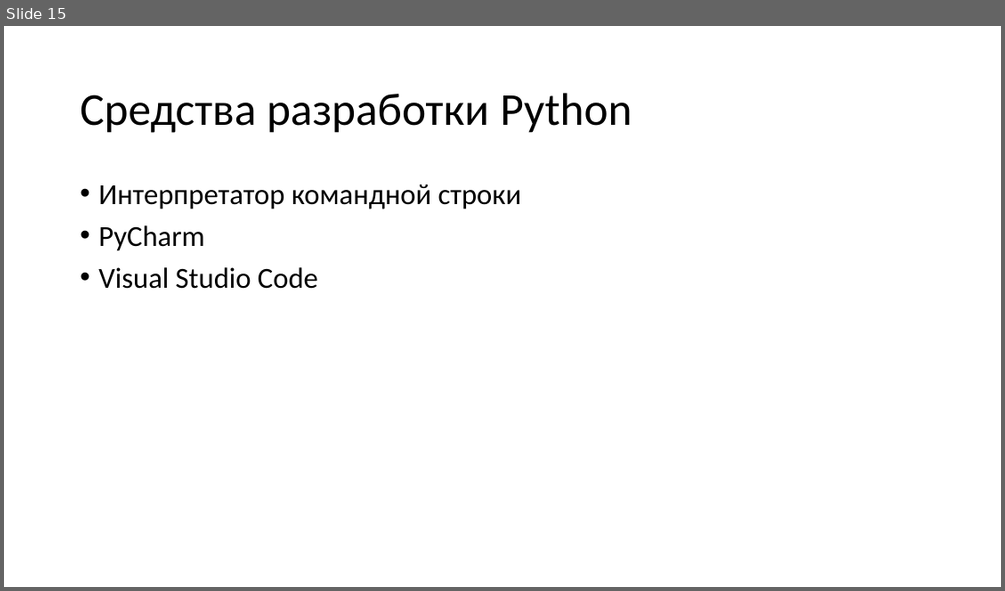
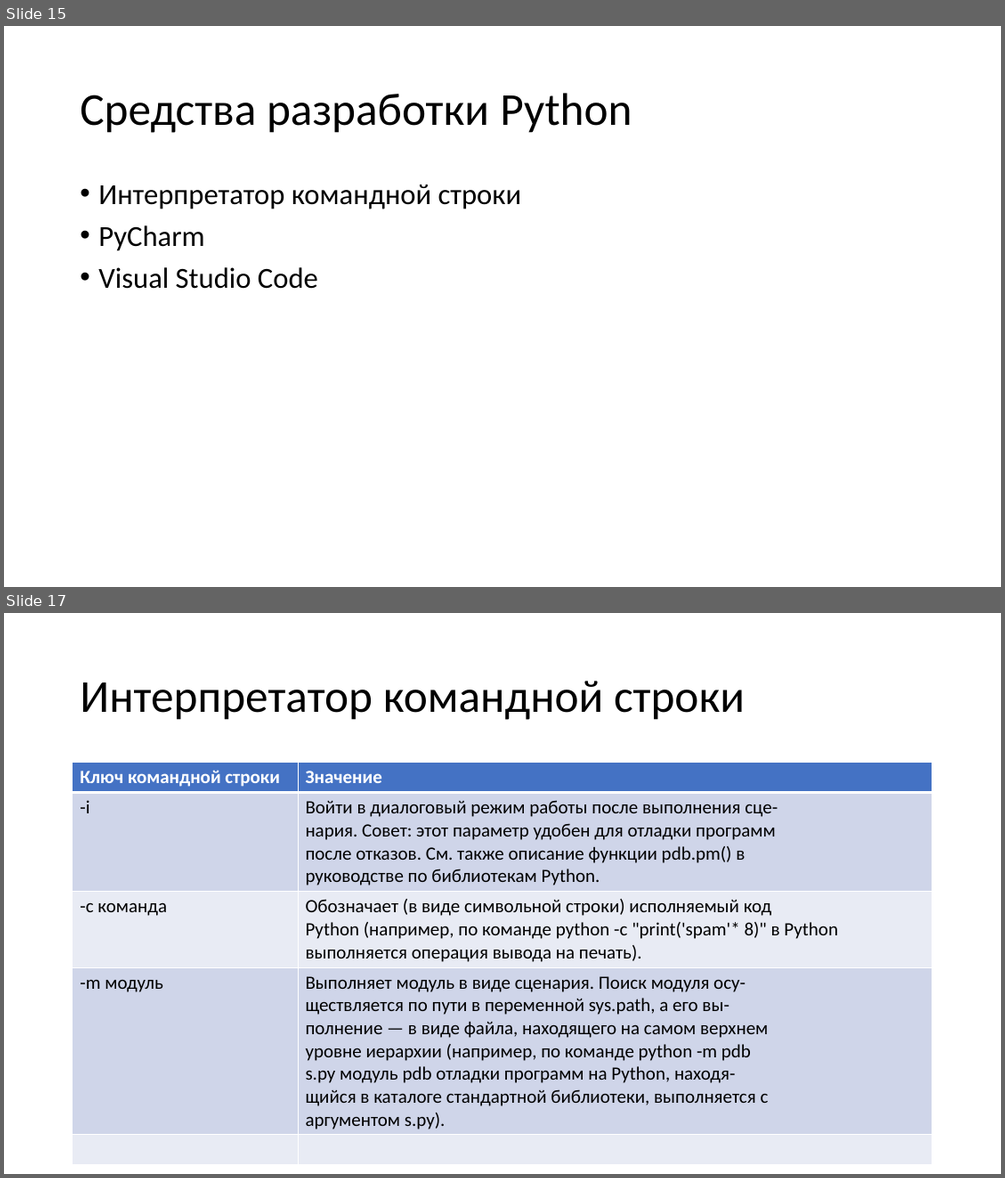
Before and after one commit to paveltsytovich/telegram-course, a slide deck: Presentation/Основы алгоритмизации и программирования.pptx. Shown one above the other, each under a label of ours: slide 15 before the commit, slides 15 and 17 after it; the slides between them are not shown. The pictures are 1005x591 and 1005x1178 pixels, drawn with LibreOffice and Linux fonts; fonts in the diff are those of the drawing. Boxes give left, top, right and bottom in pixels: in the first picture for what was removed or moved away, otherwise in the second. Text is boxed around its words. In the diff, an @@ line names an element or a change of style, - is before the commit and + after.

Commit message:
Добавлены "Инструментальные средства разработки на Python"

```diff
--- a/Presentation/Основы алгоритмизации и программирования.pptx
+++ b/Presentation/Основы алгоритмизации и программирования.pptx
@@ slide 17 added at [4, 613, 1001, 1174], background #FFFFFF @@
@@ title added at [80, 681, 744, 720], 44 pt, text #000000 @@
+Интерпретатор командной строки
@@ table added at [73, 763, 933, 1159], 5 rows, 2 columns @@
+Ключ командной строки | Значение
+-i | Войти в диалоговый режим работы после выполнения сце- / нария. Совет: этот параметр удобен для отладки программ / после отказов. См. также описание функции pdb.pm() в / руководстве по библиотекам Python.
+-c команда | Обозначает (в виде символьной строки) исполняемый код / Python (например, по команде python -c "print('spam'* 8)" в Python выполняется операция вывода на печать).
+-m модуль | Выполняет модуль в виде сценария. Поиск модуля осу- / ществляется по пути в переменной sys.path, а его вы- / полнение — в виде файла, находящего на самом верхнем / уровне иерархии (например, по команде python -m pdb / s.py модуль pdb отладки программ на Python, находя- / щийся в каталоге стандартной библиотеки, выполняется с / аргументом s.py).
+ | 
```
Also in this commit, not shown: 1 slide changed, 5 other slides added, 1 other file.
